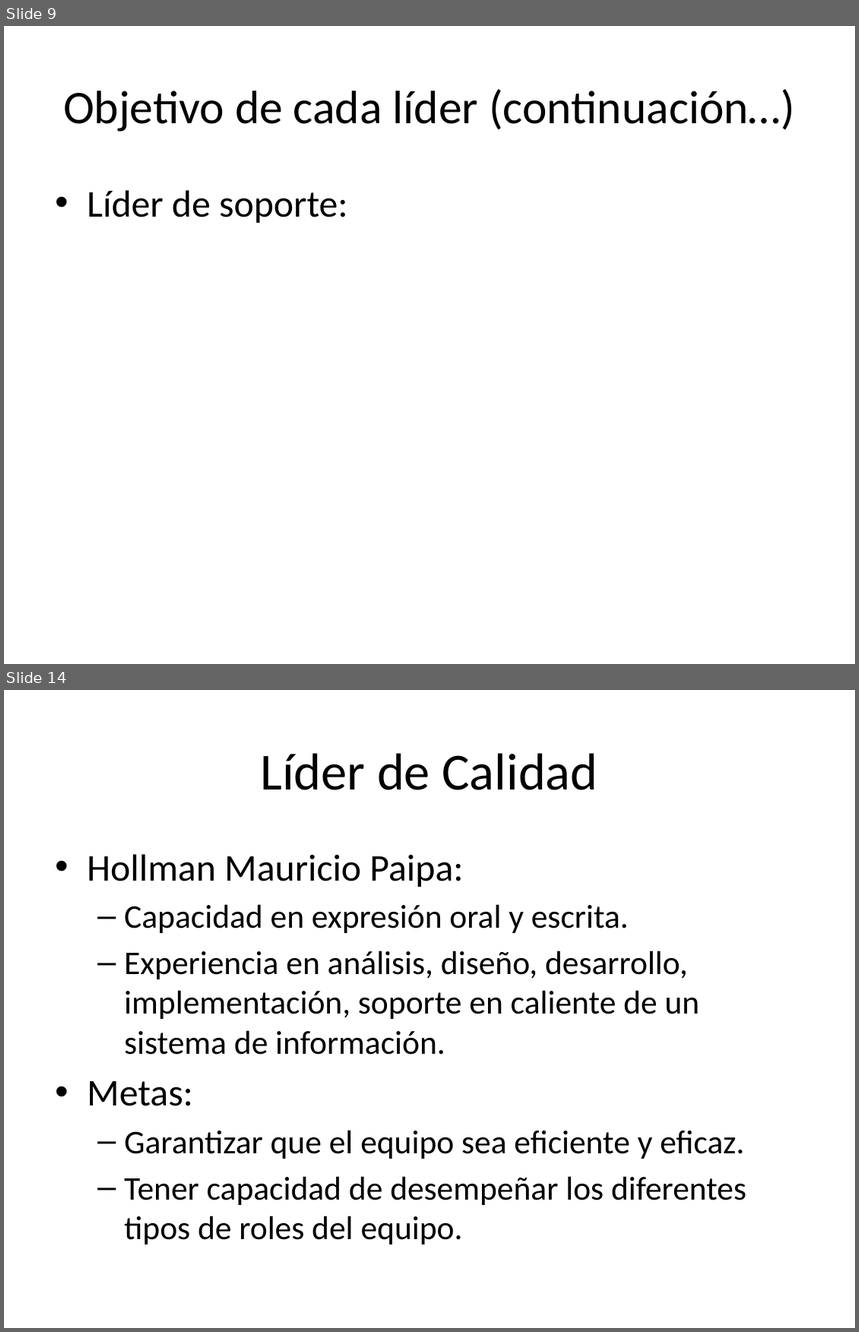
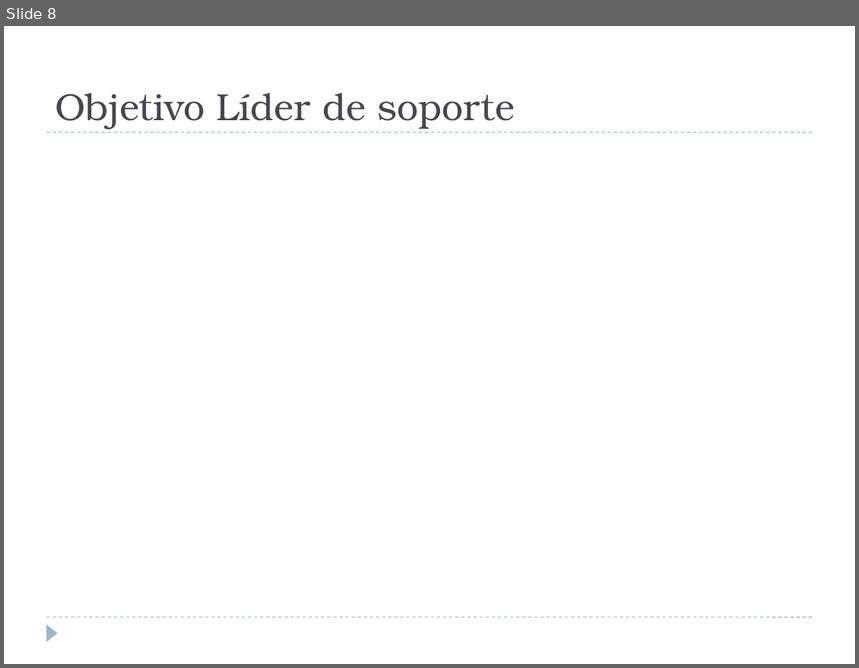
Before and after one commit to heberjp/proyecto-tsp-sistema-comidas-rapidas, a slide deck: 1 - Planeacion/2 - Estrategia/Vison General TCP.pptx. Shown one above the other, each under a label of ours: slides 9 and 14 before the commit, slide 8 after it; the slides between them are not shown. The pictures are 859x1332 and 859x668 pixels, drawn with LibreOffice and Linux fonts; fonts in the diff are those of the drawing. Boxes give left, top, right and bottom in pixels: in the first picture for what was removed or moved away, otherwise in the second. Text is boxed around its words. In the diff, an @@ line names an element or a change of style, - is before the commit and + after.

```diff
--- a/1 - Planeacion/2 - Estrategia/Vison General TCP.pptx
+++ b/1 - Planeacion/2 - Estrategia/Vison General TCP.pptx
@@ slide 14 removed at [4,690,855,1328], background #FFFFFF @@
@@ title removed at [260,753,598,790] @@
-Líder de Calidad
@@ text removed at [87,854,747,1245] @@
-• Hollman Mauricio Paipa:
-  – Capacidad en expresión oral y escrita.
-  – Experiencia en análisis, diseño, desarrollo, implementación, soporte en caliente de un sistema de información.
-• Metas:
-  – Garantizar que el equipo sea eficiente y eficaz.
-  – Tener capacidad de desempeñar los diferentes tipos de roles del equipo.
@@ what was slide 9 is now slide 8 @@
@@ slide 8 changed as well @@
@@ title "Objetivo Líder de soporte" at [55,93,515,129]: vertical alignment middle to bottom @@
@@ title at [55,93,515,129]: text changed; size 39.6 to 32 pt; font Calibri to TeX Gyre Bonum; text colour #000000 to #464653 @@
-Objetivo de cada líder (continuación…)
+Objetivo Líder de soporte
@@ line added from (47, 132) to (813, 132), #9FB8CD 0.75 pt dashed @@
@@ text removed at [87,190,348,223] @@
-• Líder de soporte:
@@ line added from (47, 617) to (813, 617), #9FB8CD 0.75 pt dashed @@
@@ triangle added at [47,624,58,642], fill #9FB8CD @@
```
Also in this commit, not shown: 10 other slides changed, 9 slides added, 6 other slides removed.
